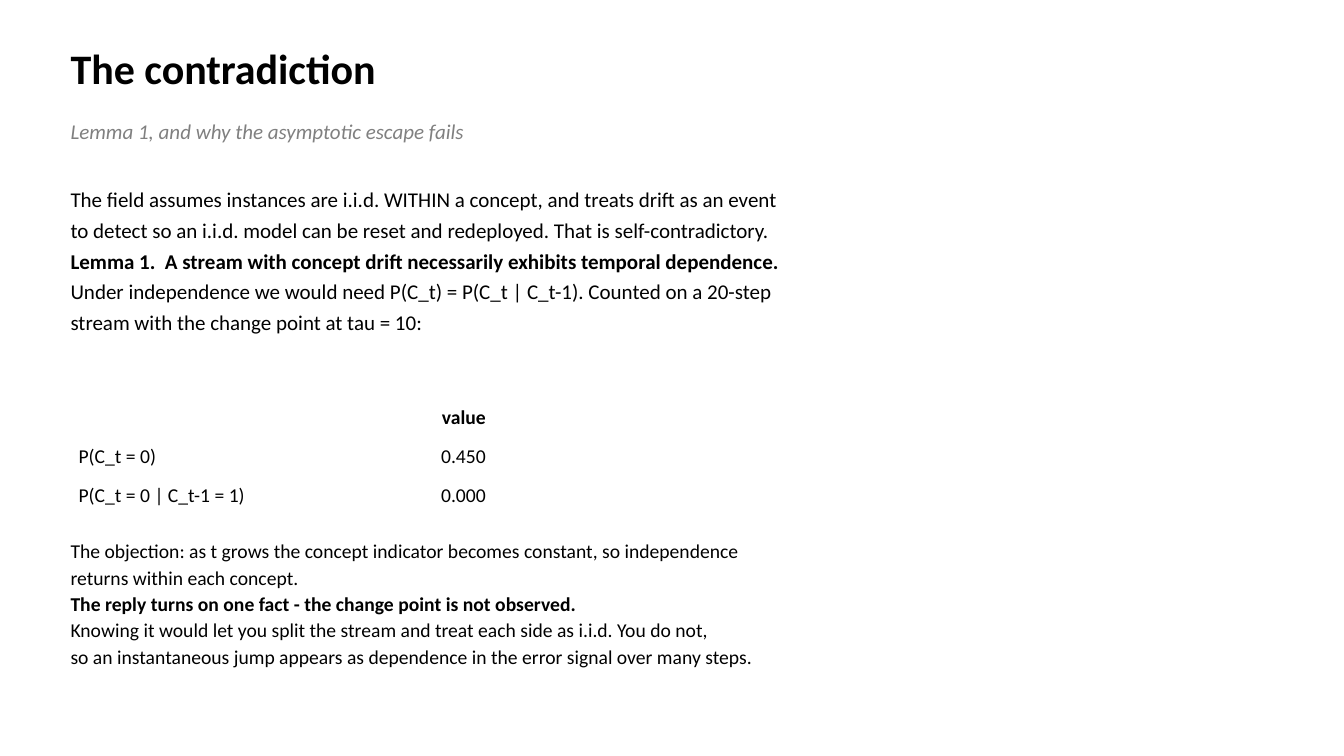
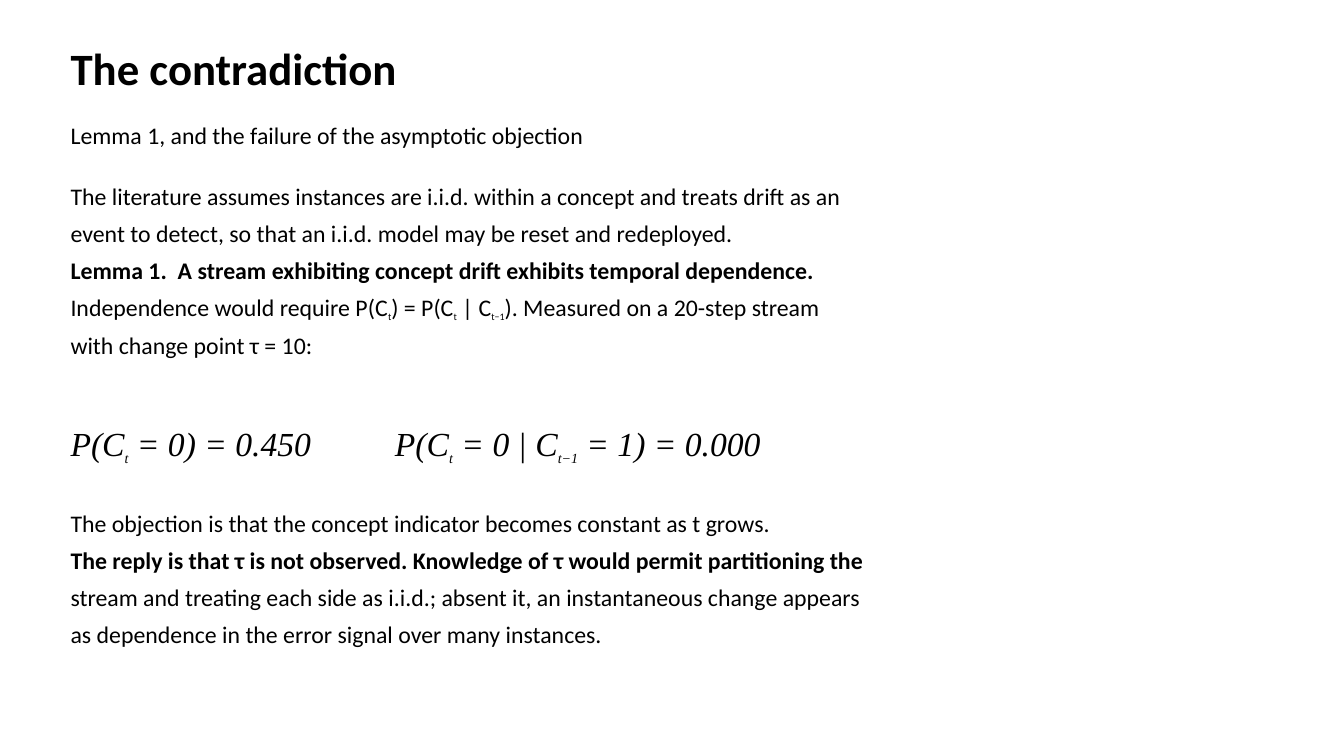
Before and after one commit to phuong0111/time-series-research, a slide deck: slide 13 of data-drift/seminar.pptx. Drawn at 1344x756 pixels with LibreOffice and Linux fonts; fonts in the diff are those of the drawing. Boxes give left, top, right and bottom in pixels: in the first picture for what was removed or moved away, otherwise in the second. Text is boxed around its words. In the diff, an @@ line names an element or a change of style, - is before the commit and + after.

```diff
--- a/data-drift/seminar.pptx
+++ b/data-drift/seminar.pptx
@@ text "The contradiction" at (71, 53, 396, 86): size 30 to 32 pt @@
@@ text at (71, 127, 583, 148): text changed; size 15 to 17 pt; text colour #808080 to #000000; italic off @@
-Lemma 1, and why the asymptotic escape fails
+Lemma 1, and the failure of the asymptotic objection
@@ text at (71, 188, 840, 358): text changed; size 15 to 17 pt @@
-The field assumes instances are i.i.d. WITHIN a concept, and treats drift as an event
-to detect so an i.i.d. model can be reset and redeployed. That is self-contradictory.
-Lemma 1. A stream with concept drift necessarily exhibits temporal dependence.
-Under independence we would need P(C_t) = P(C_t | C_t-1). Counted on a 20-step
-stream with the change point at tau = 10:
+The literature assumes instances are i.i.d. within a concept and treats drift as an
+event to detect, so that an i.i.d. model may be reset and redeployed.
+Lemma 1. A stream exhibiting concept drift exhibits temporal dependence.
+Independence would require P(Ct) = P(Ct | Ct−1). Measured on a 20-step stream
+with change point τ = 10:
@@ table removed at (71, 403, 494, 519), 3 rows, 2 columns @@
- | value
-P(C_t = 0) | 0.450
-P(C_t = 0 | C_t-1 = 1) | 0.000
@@ text added at (71, 433, 761, 463), 24 pt, text #000000, italic @@
+P(Ct = 0) = 0.450 P(Ct = 0 | Ct−1 = 1) = 0.000
@@ text at (71, 515, 863, 647): text changed; size 14 to 17 pt @@
-The objection: as t grows the concept indicator becomes constant, so independence
-returns within each concept.
-The reply turns on one fact - the change point is not observed.
-Knowing it would let you split the stream and treat each side as i.i.d. You do not,
-so an instantaneous jump appears as dependence in the error signal over many steps.
+The objection is that the concept indicator becomes constant as t grows.
+The reply is that τ is not observed. Knowledge of τ would permit partitioning the
+stream and treating each side as i.i.d.; absent it, an instantaneous change appears
+as dependence in the error signal over many instances.
```
Also in this commit, not shown: 23 other slides changed, 3 slides added, 3 slides removed, 1 other file.
